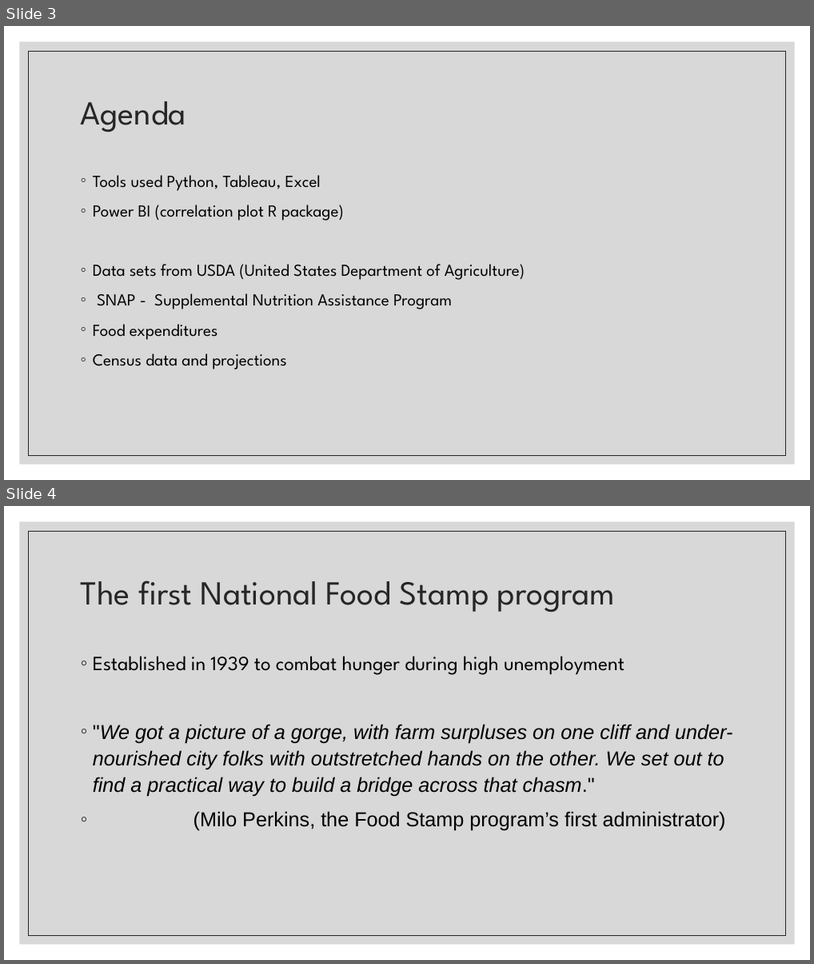
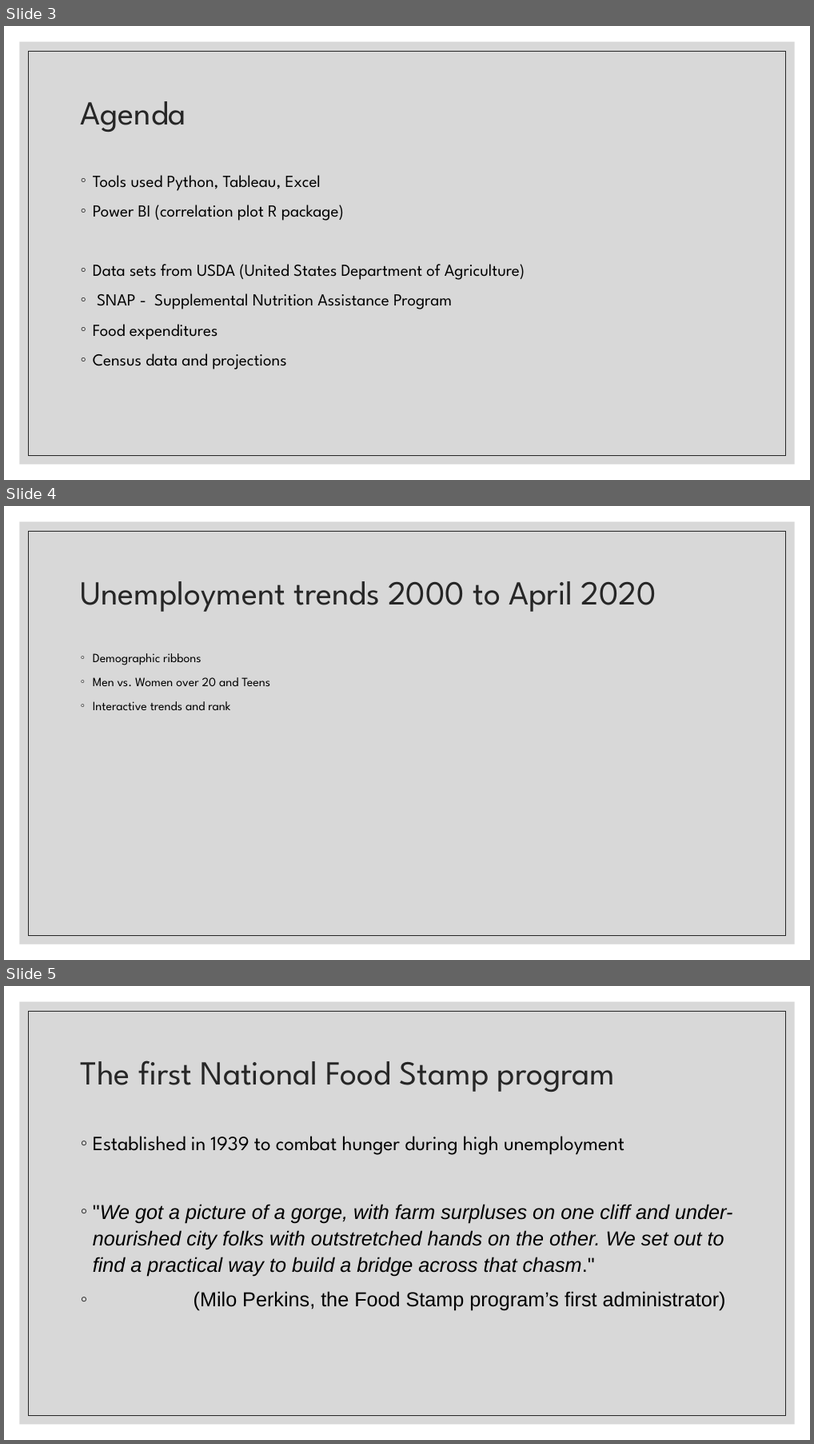
Before and after one commit to annrinTN/capstone_annrumsey, a slide deck: NSS Capstone Ann Rumsey.pptx. Shown one above the other, each under a label of ours: slides 3 and 4 before the commit, slides 3, 4 and 5 after it. The pictures are 814x964 and 814x1444 pixels, drawn with LibreOffice and Linux fonts; fonts in the diff are those of the drawing. Boxes give left, top, right and bottom in pixels: in the first picture for what was removed or moved away, otherwise in the second. Text is boxed around its words. In the diff, an @@ line names an element or a change of style, - is before the commit and + after.

```diff
--- a/NSS Capstone Ann Rumsey.pptx
+++ b/NSS Capstone Ann Rumsey.pptx
@@ slide 4 added at box(4, 506, 810, 960), background #FFFFFF; not listed: 2 template elements that a slide beside it also shows @@
@@ title added at box(81, 581, 657, 612), 40 pt, text #262626 @@
+Unemployment trends 2000 to April 2020
@@ text added at box(93, 653, 270, 710), 15 pt, text #000000 @@
+◦ Demographic ribbons
+◦ Men vs. Women over 20 and Teens
+◦ Interactive trends and rank
@@ what was slide 4 is now slide 5 @@
```
Also in this commit, not shown: 2 slides changed, 8 other slides added, 9 other files.
